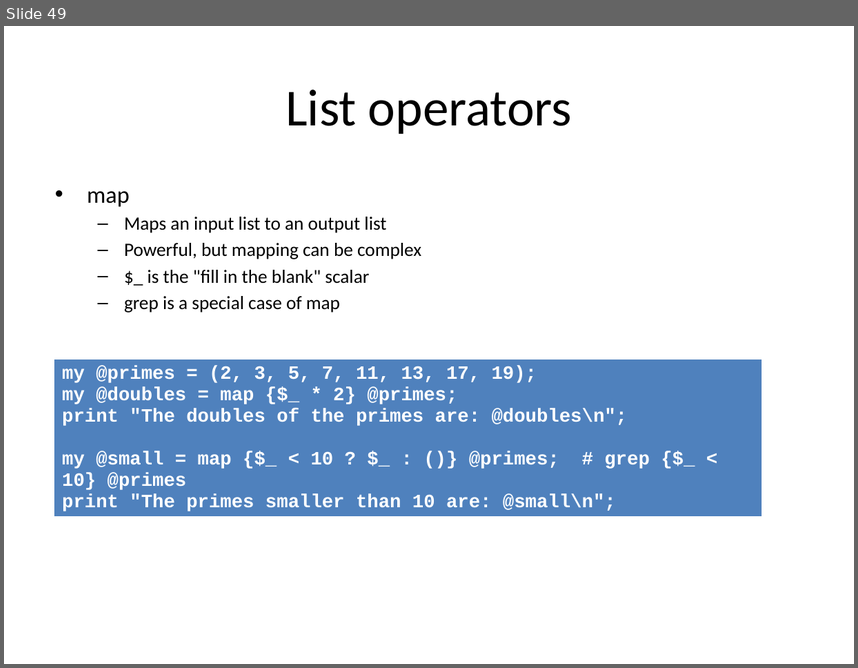
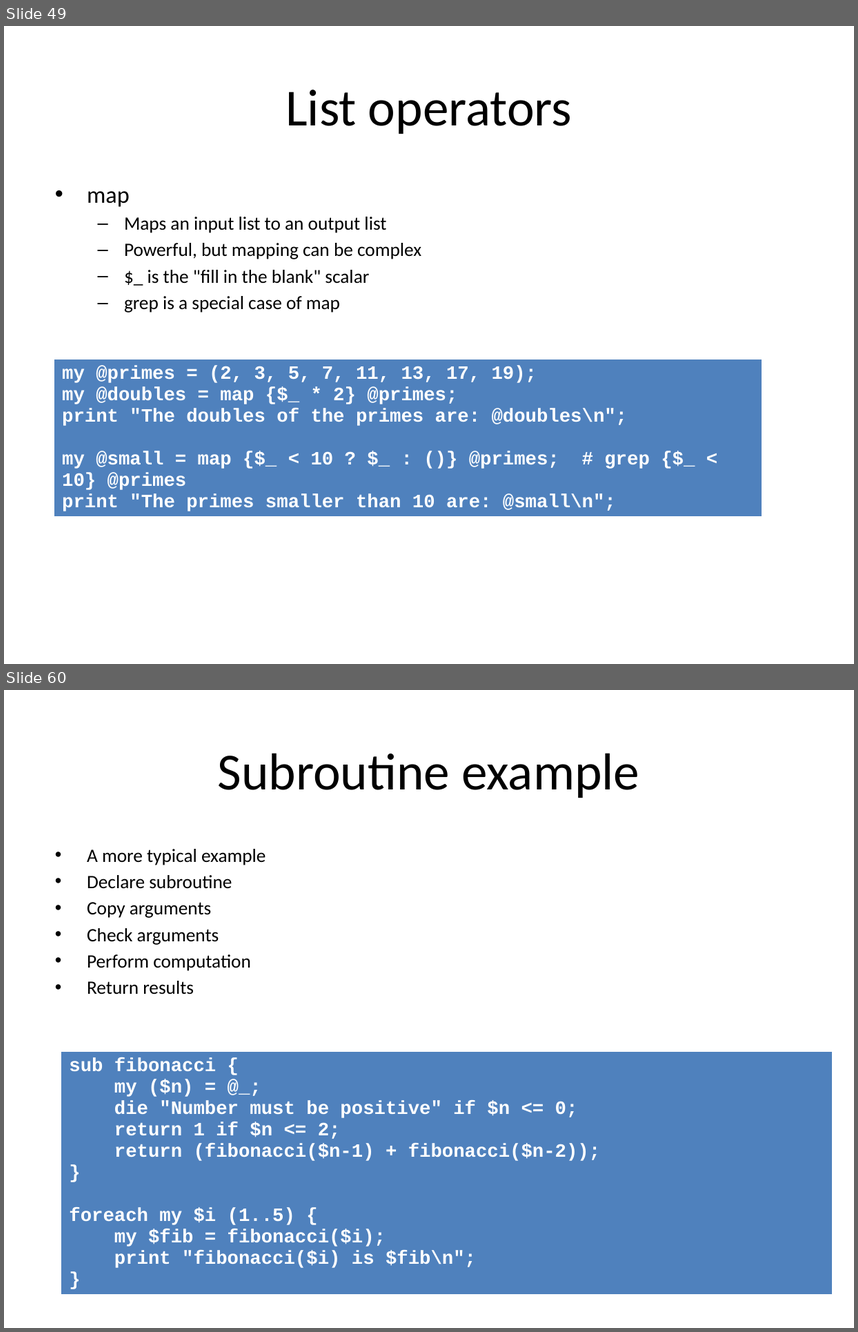
Before and after one commit to redmage123/perl-programming-introduction, a slide deck: docs/Introduction to Perl.pptx. Shown one above the other, each under a label of ours: slide 49 before the commit, slides 49 and 60 after it; the slides between them are not shown. The pictures are 858x668 and 858x1332 pixels, drawn with LibreOffice and Linux fonts; fonts in the diff are those of the drawing. Boxes give left, top, right and bottom in pixels: in the first picture for what was removed or moved away, otherwise in the second. Text is boxed around its words. In the diff, an @@ line names an element or a change of style, - is before the commit and + after.

```diff
--- a/docs/Introduction to Perl.pptx
+++ b/docs/Introduction to Perl.pptx
@@ slide 60 added at (4, 690, 854, 1328), background #FFFFFF @@
@@ title added at (218, 753, 639, 798), 44 pt, text #000000 @@
+Subroutine example
@@ text added at (87, 849, 266, 994), 16 pt, text #000000 @@
+• A more typical example
+• Declare subroutine
+• Copy arguments
+• Check arguments
+• Perform computation
+• Return results
@@ table added at (61, 1052, 833, 1309), 1 rows, 1 columns @@
+sub fibonacci { / my ($n) = @_; / die "Number must be positive" if $n <= 0; / return 1 if $n <= 2; / return (fibonacci($n-1) + fibonacci($n-2)); / } / foreach my $i (1..5) { / my $fib = fibonacci($i); / print "fibonacci($i) is $fib\n"; / }
```
Also in this commit, not shown: 28 other slides added, 1 other file.
